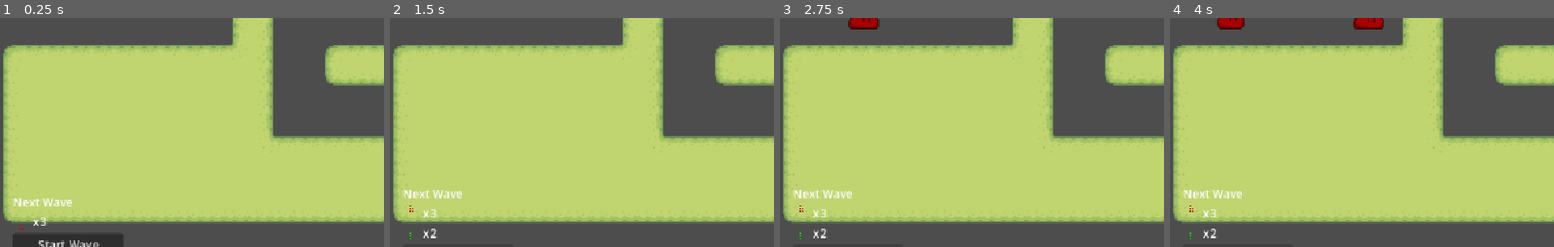
Above: before the commit, frames 1-4 (left to right).
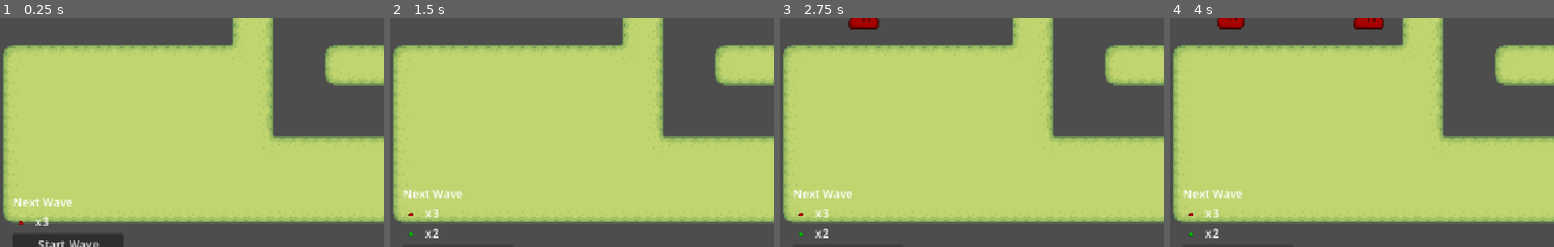
Above: after the commit, the same moments.

Repository: psvm203/rgb-defense
Game: Godot game, scene res://track/track.tscn
Two runs of this game, one before a commit and one after it. Both use one fixed random seed, a clock stepped at 60 frames per second and the inputs below.
Inputs:
- Up to frame 1 (0.25 s): no input
- Up to frame 2 (1.5 s): click "Start Wave" at 0.5 s; click "Warrior - 25" at 1.25 s
- Up to frame 3 (2.75 s): click "Archer - 50" at 2 s
- Up to frame 4 (4 s): click "Mage - 75" at 2.75 s; click "Warrior - 25" at 3.5 s
The pictures show only the part of the screen within x 0-50%, y 45-95%; the shares and areas given below are measured in that part.

The runs differ from the first frame. In frame 1, 0.1% of the frame differs, in the area x 4-13%, y 86-93%; in frame 2, 0.3%, in the area x 4-13%, y 81-97%; in frame 3, 0.3%; in frame 4, 0.3%.

Commit message:
refactor(ui): use slime_icon.png for wave preview icons

Diff:
--- a/ui/hud.gd
+++ b/ui/hud.gd
@@ -16,7 +16,7 @@
 	for i in range(MAX_GROUPS):
 		var row := HBoxContainer.new()
 		var icon := TextureRect.new()
-		icon.texture = preload("res://mob/slime_idle.png")
+		icon.texture = preload("res://mob/slime_icon.png")
 		icon.expand_mode = TextureRect.EXPAND_FIT_WIDTH_PROPORTIONAL
 		icon.stretch_mode = TextureRect.STRETCH_KEEP_ASPECT_CENTERED
 		icon.custom_minimum_size = Vector2(24, 24)
--- a/ui/hud.tscn
+++ b/ui/hud.tscn
@@ -1,97 +1,82 @@
-[gd_scene format=3 uid="uid://cqbw31m18p9sj8"]
+[gd_scene format=3 uid="uid://c5dtngqxu1fm6"]
 
-[ext_resource type="Script" uid="uid://ctzp1l2oywy7re" path="res://ui/hud.gd" id="1_hud"]
+[ext_resource type="Script" uid="uid://cyqvmthgijx3k" path="res://ui/hud.gd" id="1_hud"]
 [ext_resource type="Texture2D" uid="uid://dm0vb2qsubg6j" path="res://game_state/lives.png" id="2_lives"]
 [ext_resource type="Texture2D" uid="uid://dg20h70qvl48b" path="res://game_state/coins.png" id="3_coins"]
-[ext_resource type="Texture2D" uid="uid://bkbnq8gb04vwe" path="res://mob/slime_idle.png" id="4_slime"]
 
-[sub_resource type="AtlasTexture" id="AtlasTexture_slime"]
-atlas = ExtResource("4_slime")
-region = Rect2(0, 432, 80, 72)
-
-[node name="HUD" type="CanvasLayer"]
+[node name="HUD" type="CanvasLayer" unique_id=684622424]
 script = ExtResource("1_hud")
 
-[node name="TopPanel" type="MarginContainer" parent="."]
-anchors_preset = 2
-anchor_left = 0.0
-anchor_top = 0.0
-anchor_right = 0.0
-anchor_bottom = 0.0
+[node name="TopPanel" type="MarginContainer" parent="." unique_id=799938408]
 offset_left = 10.0
 offset_top = 10.0
 offset_right = 180.0
 offset_bottom = 90.0
-grow_horizontal = 1
-grow_vertical = 1
 theme_override_constants/margin_left = 8
 theme_override_constants/margin_top = 4
 theme_override_constants/margin_right = 8
 theme_override_constants/margin_bottom = 4
 
-[node name="VBox" type="VBoxContainer" parent="TopPanel"]
+[node name="VBox" type="VBoxContainer" parent="TopPanel" unique_id=1775937771]
 layout_mode = 2
 
-[node name="Lives" type="HBoxContainer" parent="TopPanel/VBox"]
+[node name="Lives" type="HBoxContainer" parent="TopPanel/VBox" unique_id=984268229]
 layout_mode = 2
 
-[node name="LivesIcon" type="TextureRect" parent="TopPanel/VBox/Lives"]
+[node name="LivesIcon" type="TextureRect" parent="TopPanel/VBox/Lives" unique_id=2145839138]
+custom_minimum_size = Vector2(20, 20)
 layout_mode = 2
 texture = ExtResource("2_lives")
 expand_mode = 3
 stretch_mode = 5
-custom_minimum_size = Vector2(20, 20)
 
-[node name="LivesLabel" type="Label" parent="TopPanel/VBox/Lives"]
+[node name="LivesLabel" type="Label" parent="TopPanel/VBox/Lives" unique_id=1543825734]
 layout_mode = 2
 text = "10"
 
-[node name="Coins" type="HBoxContainer" parent="TopPanel/VBox"]
+[node name="Coins" type="HBoxContainer" parent="TopPanel/VBox" unique_id=1480092103]
 layout_mode = 2
 
-[node name="CoinsIcon" type="TextureRect" parent="TopPanel/VBox/Coins"]
+[node name="CoinsIcon" type="TextureRect" parent="TopPanel/VBox/Coins" unique_id=710291259]
+custom_minimum_size = Vector2(20, 20)
 layout_mode = 2
 texture = ExtResource("3_coins")
 expand_mode = 3
 stretch_mode = 5
-custom_minimum_size = Vector2(20, 20)
 
-[node name="CoinsLabel" type="Label" parent="TopPanel/VBox/Coins"]
+[node name="CoinsLabel" type="Label" parent="TopPanel/VBox/Coins" unique_id=309898315]
 layout_mode = 2
 text = "100"
 
-[node name="WaveLabel" type="Label" parent="TopPanel/VBox"]
+[node name="WaveLabel" type="Label" parent="TopPanel/VBox" unique_id=810861388]
 layout_mode = 2
 text = "Wave 0"
 
-[node name="WavePanel" type="MarginContainer" parent="."]
-anchors_preset = 7
-anchor_left = 0.0
+[node name="WavePanel" type="MarginContainer" parent="." unique_id=487869024]
+anchors_preset = 2
 anchor_top = 1.0
-anchor_right = 0.0
 anchor_bottom = 1.0
 offset_left = 10.0
 offset_top = -120.0
 offset_right = 180.0
 offset_bottom = -10.0
-grow_horizontal = 1
 grow_vertical = 0
 theme_override_constants/margin_left = 8
 theme_override_constants/margin_top = 4
 theme_override_constants/margin_right = 8
 theme_override_constants/margin_bottom = 4
 
-[node name="VBox" type="VBoxContainer" parent="WavePanel"]
+[node name="VBox" type="VBoxContainer" parent="WavePanel" unique_id=608326104]
 layout_mode = 2
 
-[node name="NextWaveLabel" type="Label" parent="WavePanel/VBox"]
+[node name="NextWaveLabel" type="Label" parent="WavePanel/VBox" unique_id=203665892]
 layout_mode = 2
 text = "Next Wave"
 
-[node name="WaveMobs" type="VBoxContainer" parent="WavePanel/VBox"]
+[node name="WaveMobs" type="VBoxContainer" parent="WavePanel/VBox" unique_id=460800359]
 layout_mode = 2
 
-[node name="StartWaveBtn" type="Button" parent="WavePanel/VBox"]
+[node name="StartWaveBtn" type="Button" parent="WavePanel/VBox" unique_id=375113399]
 layout_mode = 2
+disabled = true
 text = "Start Wave"
-disabled = true
Binary file added: mob/slime_icon.png
Not shown, added: mob/slime_icon.png.import
